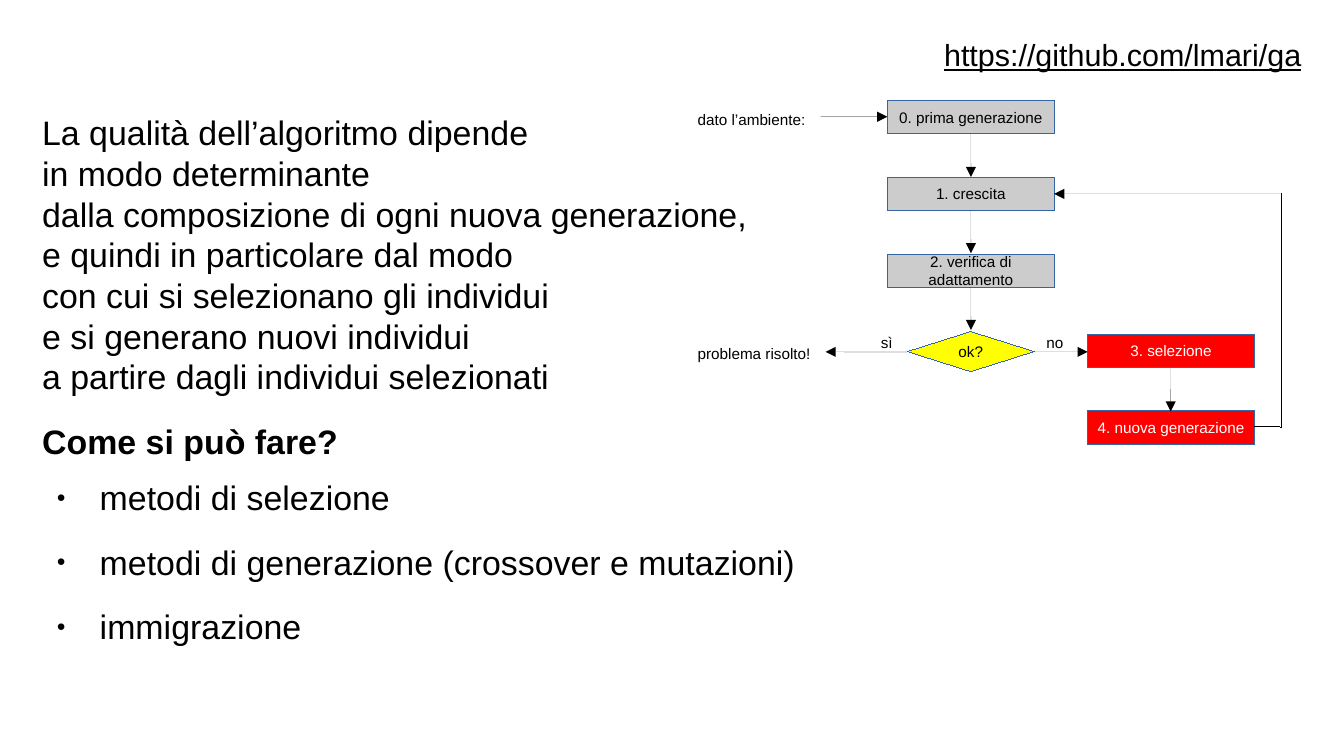
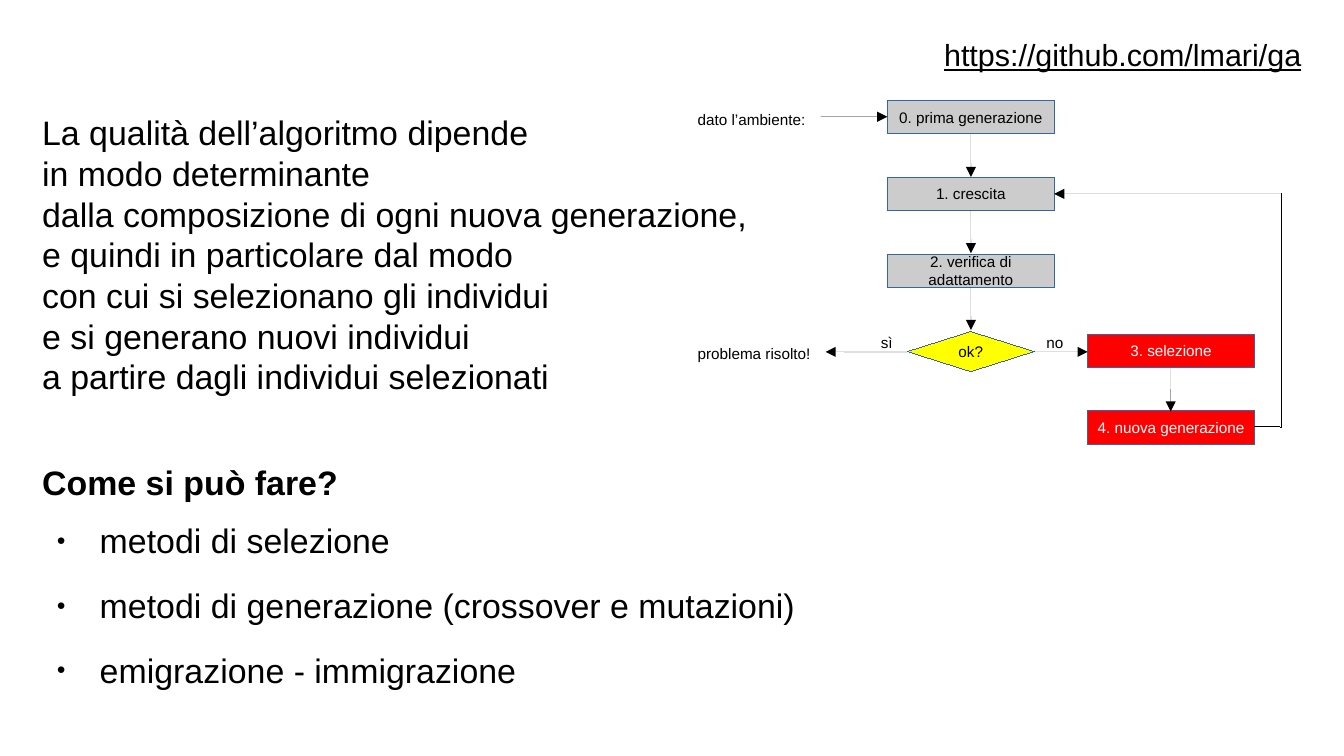
Before and after one commit to lmari/PolyGA, a slide deck: slide 21 of GA.odp (slide 20 before the commit). Drawn at 1344x756 pixels with LibreOffice and Linux fonts; fonts in the diff are those of the drawing. Boxes give left, top, right and bottom in pixels: in the first picture for what was removed or moved away, otherwise in the second. Text is boxed around its words. In the diff, an @@ line names an element or a change of style, - is before the commit and + after.

```diff
--- a/GA.odp
+++ b/GA.odp
@@ text "La qualità dell’algoritmo dipende in ..." rewrapped from (42,120,747,461) to (42,120,747,501) @@
@@ text "metodi di selezione": place and size @@
-text "metodi di selezione" at (100,485,794,646)
+text "metodi di selezione" at (100,528,794,689)
@@ text at (100,658,516,689): text changed @@
-● immigrazione
+● emigrazione - immigrazione
```
Also in this commit, not shown: 1 other slide changed, 1 slide added, 1 other file.
